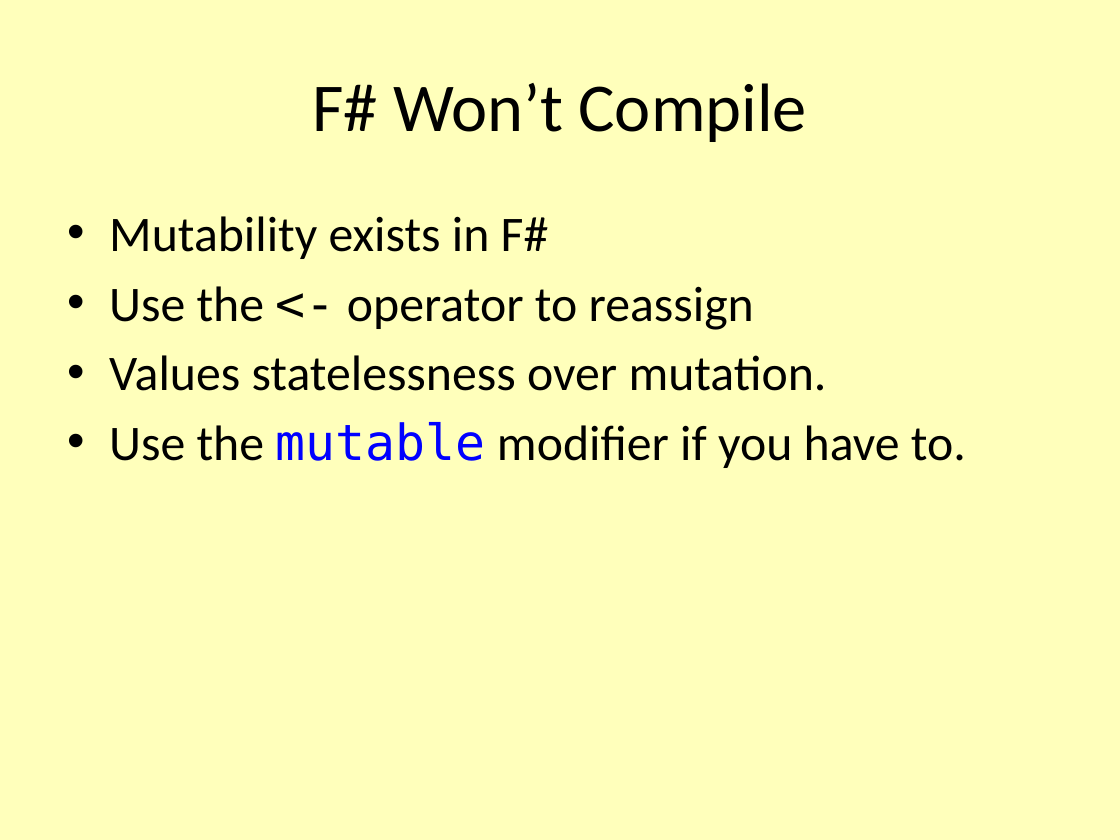
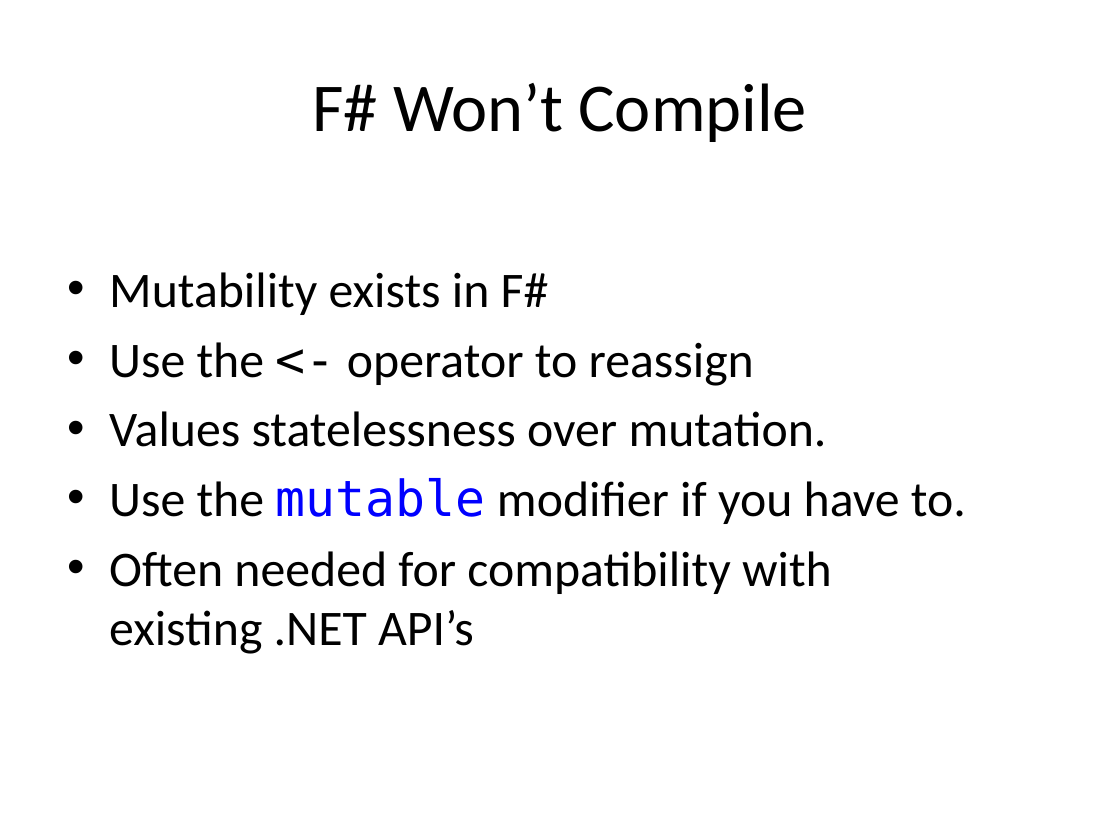
Before and after one commit to vcsjones/Presentations, a slide deck: slide 14 of RCC.2010.2/F.pptx (slide 10 before the commit). Drawn at 1120x840 pixels with LibreOffice and Linux fonts; fonts in the diff are those of the drawing; background and template pictures are left out. Boxes give left, top, right and bottom in pixels: in the first picture for what was removed or moved away, otherwise in the second. Text is boxed around its words. In the diff, an @@ line names an element or a change of style, - is before the commit and + after.

```diff
--- a/RCC.2010.2/F.pptx
+++ b/RCC.2010.2/F.pptx
@@ background #FFFFBB to #FFFFFF @@
@@ text "Mutability exists in F#": place and size @@
-text "Mutability exists in F#" at [109,216,966,468]
+text "Mutability exists in F#" at [109,272,966,654]
@@ text at [109,551,832,654]: paragraph added @@
+• Often needed for compatibility with existing .NET API’s
```
Also in this commit, not shown: 11 other slides changed, 5 slides added, 11 other files.
